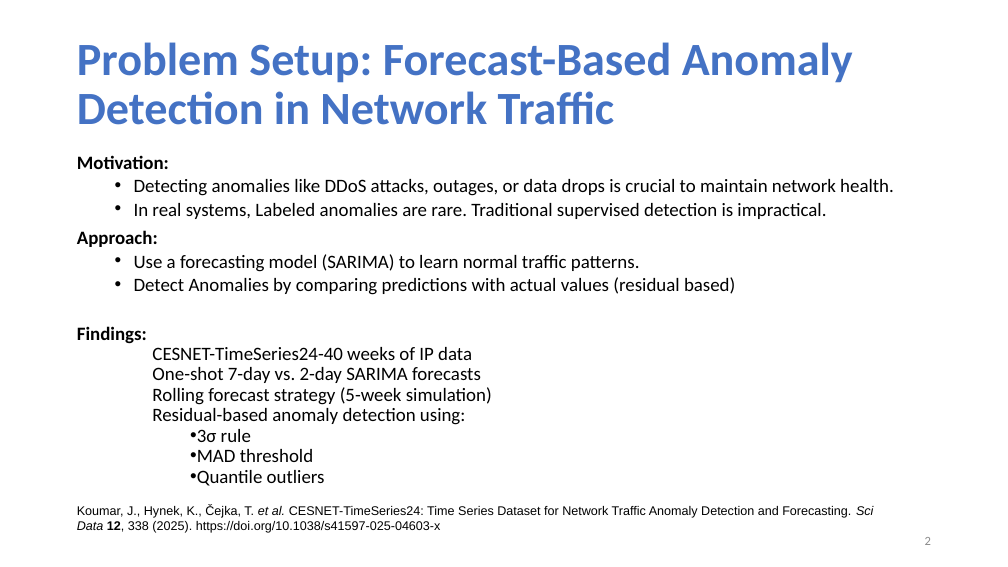
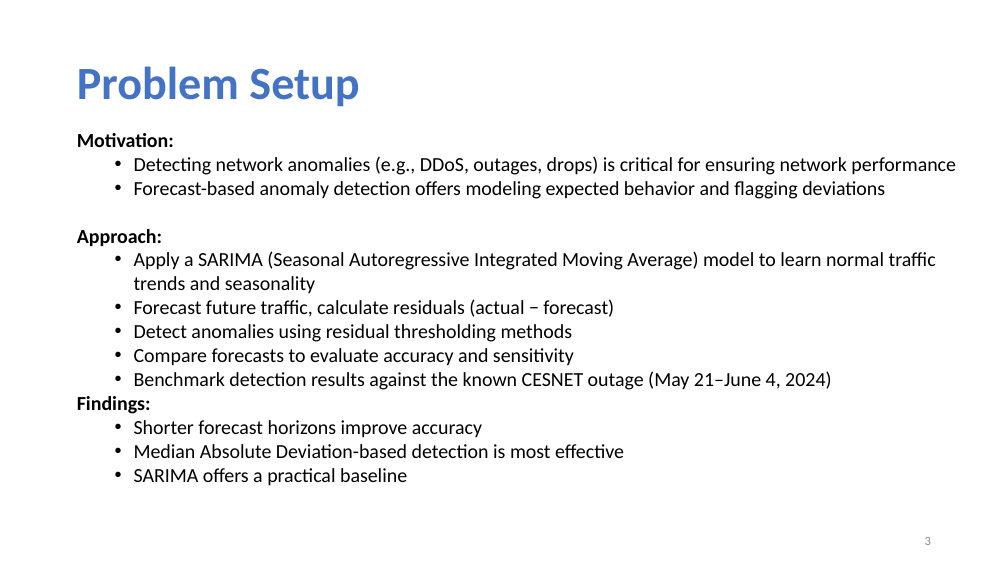
Before and after one commit to tanjilaahmed2/cesnet-anomaly-detection, a slide deck: slide 3 of LBNL Panel Interview_Tanjila.pptm (slide 2 before the commit). Drawn at 1008x567 pixels with LibreOffice and Linux fonts; fonts in the diff are those of the drawing. Boxes give left, top, right and bottom in pixels: in the first picture for what was removed or moved away, otherwise in the second. Text is boxed around its words. In the diff, an @@ line names an element or a change of style, - is before the commit and + after.

Commit message:
Updates ppt

```diff
--- a/LBNL Panel Interview_Tanjila.pptm
+++ b/LBNL Panel Interview_Tanjila.pptm
@@ title at bbox=[77, 66, 359, 107]: text changed @@
-Problem Setup: Forecast-Based Anomaly Detection in Network Traffic
+Problem Setup
@@ text "Motivation:": place and size @@
-text "Motivation:" at bbox=[77, 155, 894, 486]
+text "Motivation:" at bbox=[77, 133, 956, 486]
@@ text at bbox=[77, 133, 174, 414]: size 18 to 19 pt in "Motivation:", "Approach:", "Findings:"; line spacing 0.8 to 0.9; line spacing 0.8 to 1; less space between paragraphs; line spacing 0.9 to 1 @@
@@ text at bbox=[134, 156, 956, 199]: text changed; size 18 to 19 pt @@
-  • Detecting anomalies like DDoS attacks, outages, or data drops is crucial to maintain network health.
-  • In real systems, Labeled anomalies are rare. Traditional supervised detection is impractical.
+  • Detecting network anomalies (e.g., DDoS, outages, drops) is critical for ensuring network performance
+  • Forecast-based anomaly detection offers modeling expected behavior and flagging deviations
@@ text at bbox=[134, 251, 936, 390]: text changed; size 18 to 19 pt @@
-  • Use a forecasting model (SARIMA) to learn normal traffic patterns.
-  • Detect Anomalies by comparing predictions with actual values (residual based)
+  • Apply a SARIMA (Seasonal Autoregressive Integrated Moving Average) model to learn normal traffic trends and seasonality
+  • Forecast future traffic, calculate residuals (actual − forecast)
+  • Detect anomalies using residual thresholding methods
+  • Compare forecasts to evaluate accuracy and sensitivity
+  • Benchmark detection results against the known CESNET outage (May 21–June 4, 2024)
@@ text at bbox=[134, 420, 624, 486]: text changed; size 18 to 19 pt @@
-CESNET-TimeSeries24-40 weeks of IP data
-One-shot 7-day vs. 2-day SARIMA forecasts
-Rolling forecast strategy (5-week simulation)
-Residual-based anomaly detection using:
-      • 3σ rule
-      • MAD threshold
-      • Quantile outliers
+  • Shorter forecast horizons improve accuracy
+  • Median Absolute Deviation-based detection is most effective
+  • SARIMA offers a practical baseline
@@ text removed at bbox=[77, 505, 873, 533] @@
-Koumar, J., Hynek, K., Čejka, T. et al. CESNET-TimeSeries24: Time Series Dataset for Network Traffic Anomaly Detection and Forecasting. Sci Data 12, 338 (2025). https://doi.org/10.1038/s41597-025-04603-x
```
Also in this commit, not shown: 25 other slides changed, 4 slides added.
